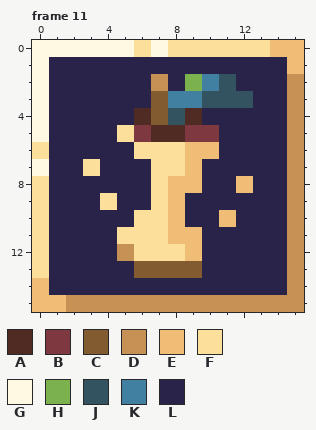
Two states of a pixel-art file, docs/img/jisseki.ase. The picture above is the old version.
16x16 pixels, 12 frames. Shown: frame 11.
Visible layers, top first: "Layer 1", "Layer 2", "Layer 3".
Palette (. is transparent): A #4f2b24  B #7d3840  C #825b31  D #c59154  E #f0bd77  F #fbdf9b  G #fff9e4  H #7bb24e  J #32535f  K #4180a0  L #2a2349
Pixels before, frame 11, first column x 0:
 0 GGGGGGFGFFFFFFEE
 1 GLLLLLLLLLLLLLLE
 2 GLLLLLLDLHKJLLLD
 3 GLLLLLLCKKJJJLLD
 4 GLLLLLACJALLLLLD
 5 GLLLLFBAABBLLLLD
 6 FLLLLLFFFEELLLLD
 7 GLLFLLLFFELLLLLD
 8 FLLLLLLFEELLELLD
 9 FLLLFLLFELLLLLLD
10 FLLLLLFFELLELLLD
11 FLLLLFFFEELLLLLD
12 FLLLLDFFFELLLLLD
13 FLLLLLCCCCLLLLLD
14 ELLLLLLLLLLLLLLD
15 EEDDDDDDDDDDDDDD
New version:
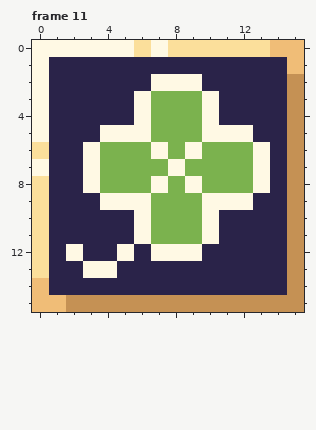
The edit:
{"where": "frame 11, layer \"Layer 2\""}
{"frame":11,"y":2,"x":7,"old":"DLHKJ","new":"GGGLL"}
{"frame":11,"y":3,"x":6,"old":"LCKKJJJ","new":"GHHHGLL"}
{"frame":11,"y":4,"x":6,"old":"ACJAL","new":"GHHHG"}
{"frame":11,"y":5,"x":4,"old":"LFBAABBLL","new":"GGGHHHGGG"}
{"frame":11,"y":6,"x":3,"old":"LLLFFFEELLL","new":"GHHHGHGHHHG"}
{"frame":11,"y":7,"x":3,"old":"FLLLFFELLLL","new":"GHHHHGHHHHG"}
{"frame":11,"y":8,"x":3,"old":"LLLLFEELLEL","new":"GHHHGHGHHHG"}
{"frame":11,"y":9,"x":4,"old":"FLLFELLLL","new":"GGGHHHGGG"}
{"frame":11,"y":10,"x":6,"old":"FFELLE","new":"GHHHGL"}
{"frame":11,"y":11,"x":5,"old":"FFFEEL","new":"LGHHHG"}
{"frame":11,"y":12,"x":2,"old":"L","new":"G"}
{"frame":11,"y":12,"x":5,"old":"DFFFE","new":"GLGGG"}
{"frame":11,"y":13,"x":3,"old":"LL","new":"GG"}
{"frame":11,"y":13,"x":6,"old":"CCCC","new":"LLLL"}
{"label":"changed","picture_box":[66,74,270,278]}
